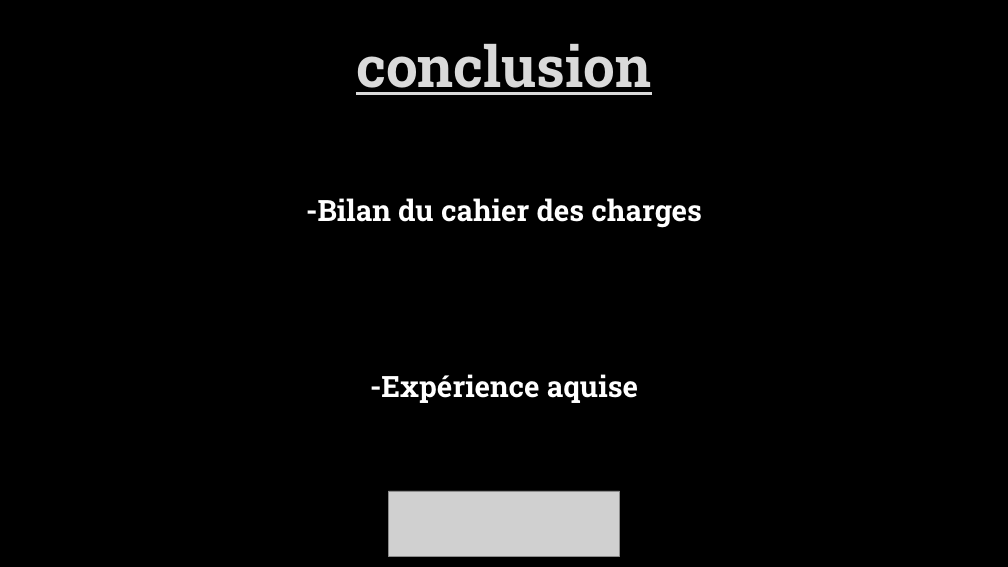
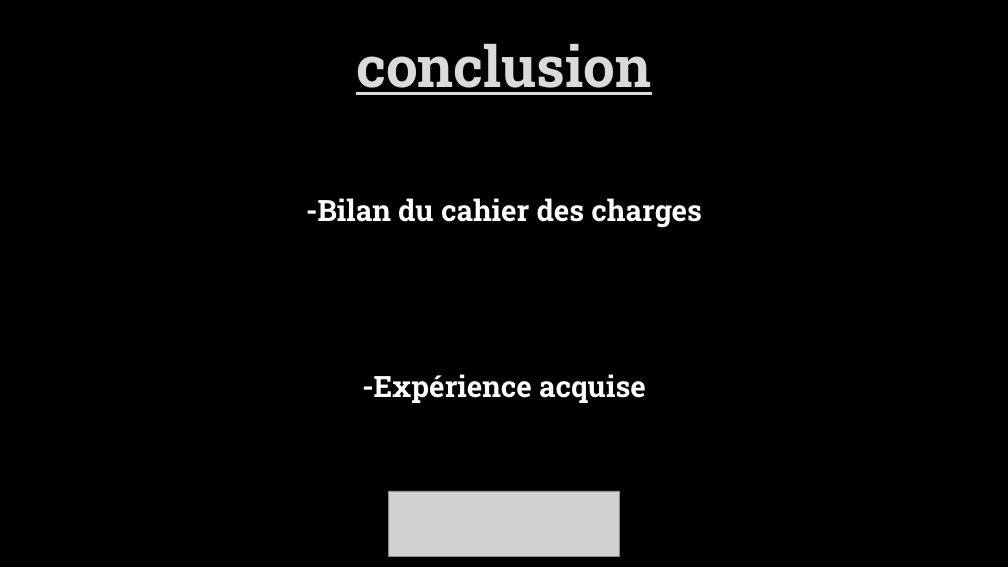
Before and after one commit to Flo3171/Projet_LO21, a slide deck: slide 7 of doc/présentation_projet_LO21.pptx. Drawn at 1008x567 pixels with LibreOffice and Linux fonts; fonts in the diff are those of the drawing; grey boxes stand for pictures; background and template pictures are left out. Boxes give left, top, right and bottom in pixels: in the first picture for what was removed or moved away, otherwise in the second. Text is boxed around its words. In the diff, an @@ line names an element or a change of style, - is before the commit and + after.

```diff
--- a/doc/présentation_projet_LO21.pptx
+++ b/doc/présentation_projet_LO21.pptx
@@ text at [362, 374, 646, 403]: text changed @@
--Expérience aquise
+-Expérience acquise
```
Also in this commit, not shown: 1 other file.
